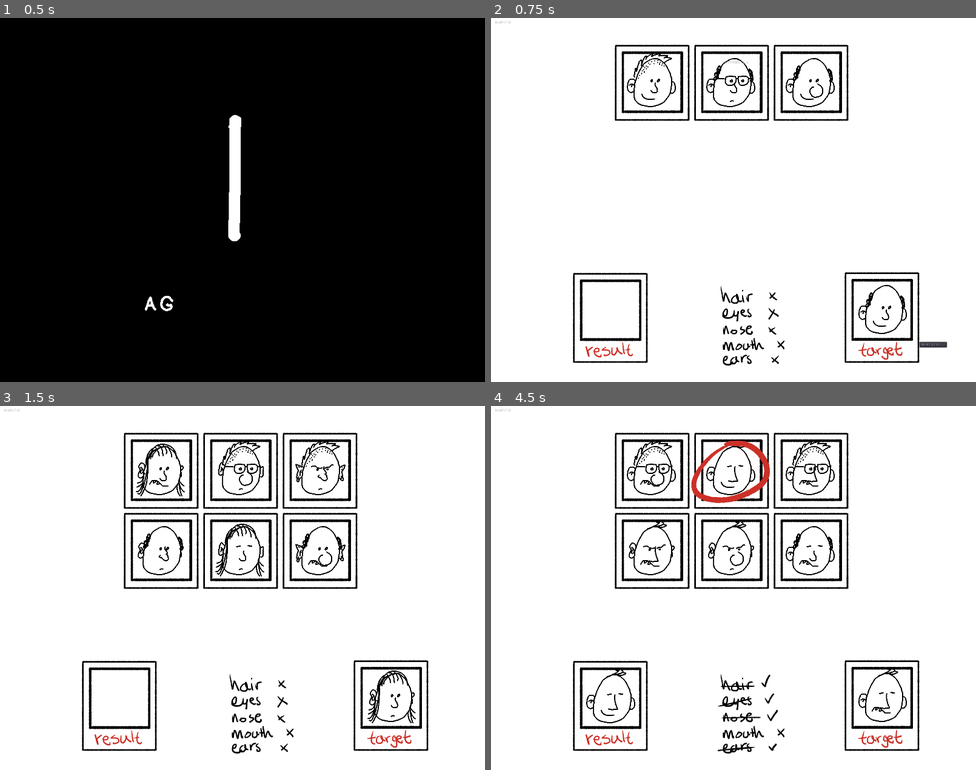
Above: before the commit, frames 1-4 (two rows, left to right).
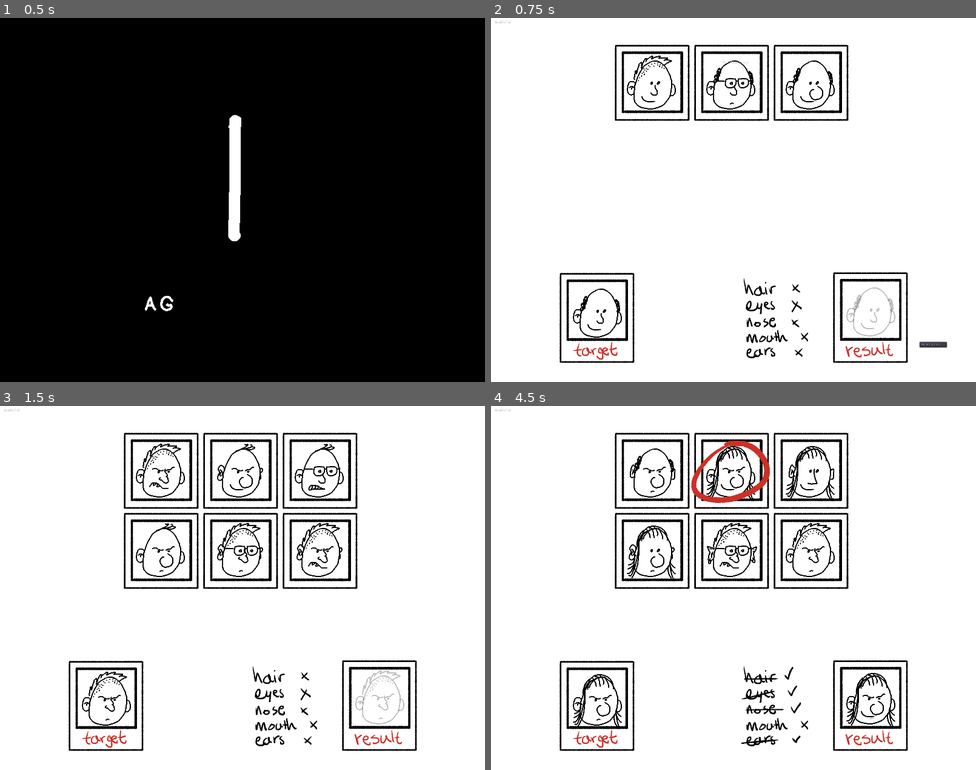
Above: after the commit, the same moments.

Repository: skarnl/godot--gmtk2021
Game: Godot game, scene res://screens/splash.tscn
Two runs of this game, one before a commit and one after it. Both use one fixed random seed, a clock stepped at 60 frames per second and the inputs below.
Inputs (mouse positions are in pixels of both pictures, inside the frame that each line leads up to):
- Up to frame 1 (0.5 s): no input
- Up to frame 2 (0.75 s): tap Enter (ui_accept) at 0.5 s; move the mouse to (840, 181) at 0.52 s; click (840, 181) at 0.67 s
- Up to frame 3 (1.5 s): tap Enter (ui_accept) at 0.77 s; click "NEXT LEVEL >" at 1.25 s
- Up to frame 4 (4.5 s): tap Enter (ui_accept) at 2, 2.27, 3.5, 3.77 s; move the mouse to (651, 547) at 2.02 s; click (651, 547) at 2.17 s; tap R (restart) at 2.75, 4.25 s; move the mouse to (651, 471) at 2.77 s; click (651, 471) at 2.92 s; move the mouse to (651, 547) at 3.52 s; click (651, 547) at 3.67 s; move the mouse to (728, 471) at 4.27 s; click (728, 471) at 4.42 s

Frame 1 is identical in both runs. In frame 2, 4.9% of the frame differs, in the area x 14-89%, y 9-96%; in frame 3, 6.7%; in frame 4, 7.2%.

Commit message:
Add result preview

Diff:
--- a/entities/market/market_person.tscn
+++ b/entities/market/market_person.tscn
@@ -16,7 +16,7 @@
 centered = false
 
 [node name="Person" parent="." instance=ExtResource( 1 )]
-position = Vector2( 30.2905, 30.2906 )
+position = Vector2( 30.2905, 37.2906 )
 
 [node name="CollisionShape2D" type="CollisionShape2D" parent="."]
 visible = false
--- a/game/game.gd
+++ b/game/game.gd
@@ -6,6 +6,7 @@
 
 onready var target := $Target
 onready var result := $Result
+onready var result_preview := $ResultPreview
 onready var market := $Market
 onready var next_level_button := $NextLevelButton
 onready var summary := $Summary
@@ -20,6 +21,8 @@
 
 #	get target configuration
 	target_config = target.get_configuration()
+
+	result_preview.set_configuration(target_config)
 
 	market.set_target_configuration(target_config)
 	market.connect('selection_updated', self, '_on_Market_selection_updated')
--- a/game/game.tscn
+++ b/game/game.tscn
@@ -12,27 +12,33 @@
 [node name="Game" type="Node2D"]
 script = ExtResource( 2 )
 __meta__ = {
-"_edit_horizontal_guides_": [ 896.582 ]
+"_edit_horizontal_guides_": [ 896.582 ],
+"_edit_vertical_guides_": [ 242.266, 1464.95 ]
 }
 
 [node name="HUD" parent="." instance=ExtResource( 3 )]
 
 [node name="ResultPolaroid" type="Sprite" parent="."]
-position = Vector2( 418.964, 1055.92 )
+position = Vector2( 1335.58, 1054.34 )
 texture = ExtResource( 6 )
 
+[node name="ResultPreview" parent="." instance=ExtResource( 4 )]
+modulate = Color( 1, 1, 1, 0.247059 )
+position = Vector2( 1236.65, 930.79 )
+
 [node name="Result" parent="." instance=ExtResource( 4 )]
-position = Vector2( 320.028, 925.367 )
+visible = false
+position = Vector2( 1236.65, 930.79 )
 
 [node name="Summary" parent="." instance=ExtResource( 8 )]
-position = Vector2( 779.362, 929.24 )
+position = Vector2( 861.4, 902.42 )
 
 [node name="TargetPolaroid" type="Sprite" parent="."]
-position = Vector2( 1375.02, 1054.35 )
+position = Vector2( 371.634, 1055.93 )
 texture = ExtResource( 7 )
 
 [node name="Target" parent="." instance=ExtResource( 5 )]
-position = Vector2( 1277.9, 922.314 )
+position = Vector2( 272.936, 935.047 )
 
 [node name="Market" parent="." instance=ExtResource( 1 )]
 position = Vector2( 853, 94.435 )
--- a/game/tutorial/tutorial.gd
+++ b/game/tutorial/tutorial.gd
@@ -40,6 +40,7 @@
 		PersonParts.MOUTH: 0
 	})
 	target.set_configuration(target_config)
+	result_preview.set_configuration(target_config)
 
 	$ForcedMarket.set_market_configuration([first_configuration, second_configuration, third_configuration])
 	$ForcedMarket.connect('selection_updated', self, '_on_ForcedMarket_selection_updated')
--- a/game/tutorial/tutorial.tscn
+++ b/game/tutorial/tutorial.tscn
@@ -20,5 +20,5 @@
 "_edit_use_anchors_": false
 }
 
-[node name="Market" parent="." index="8"]
+[node name="Market" parent="." index="9"]
 visible = false
